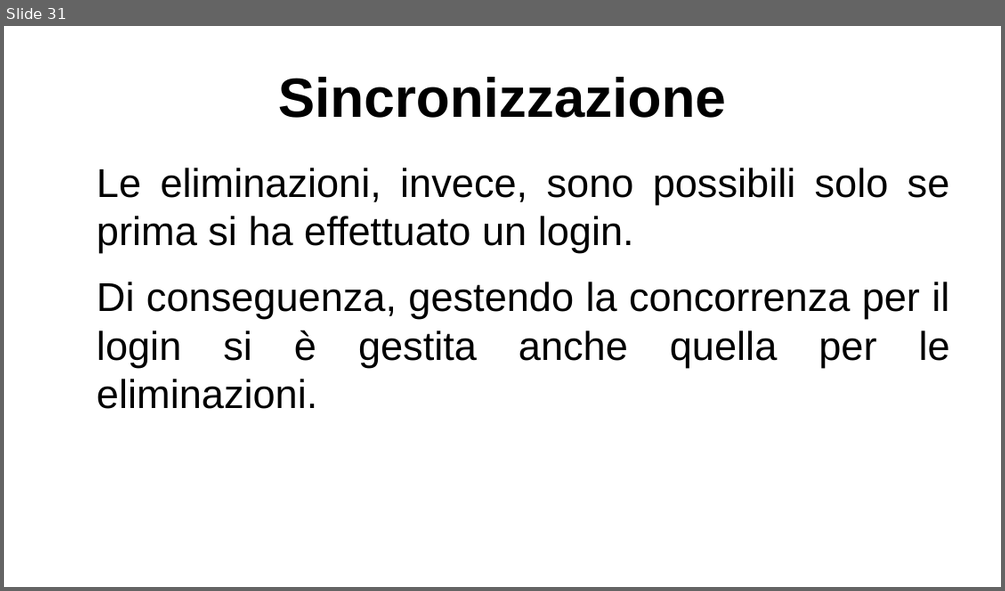
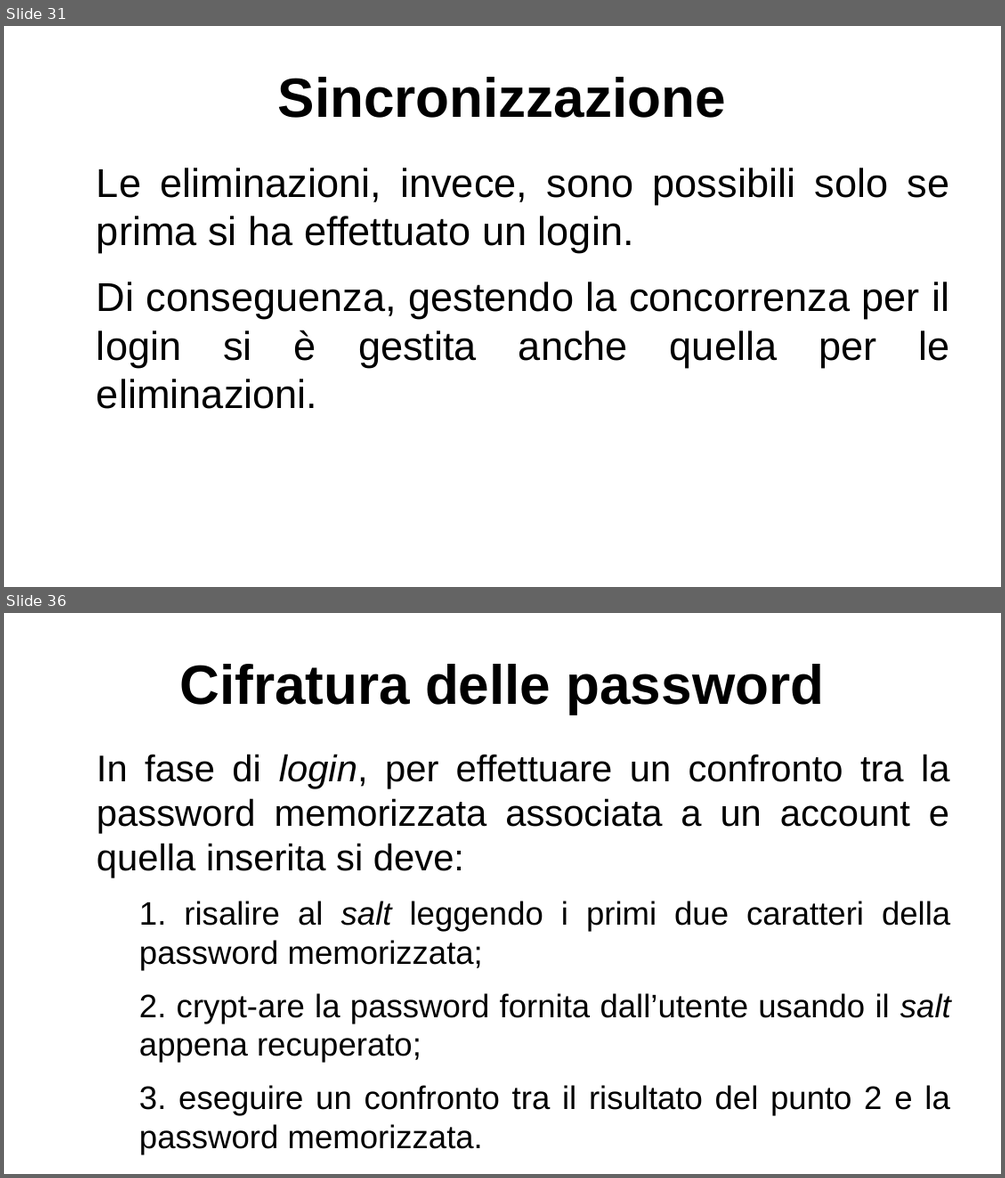
Before and after one commit to lucaMastro/progetto_SO, a slide deck: presentazione_progetto_SO.odp. Shown one above the other, each under a label of ours: slide 31 before the commit, slides 31 and 36 after it; the slides between them are not shown. The pictures are 1005x591 and 1005x1178 pixels, drawn with LibreOffice and Linux fonts; fonts in the diff are those of the drawing. Boxes give left, top, right and bottom in pixels: in the first picture for what was removed or moved away, otherwise in the second. Text is boxed around its words. In the diff, an @@ line names an element or a change of style, - is before the commit and + after.

```diff
--- a/presentazione_progetto_SO.odp
+++ b/presentazione_progetto_SO.odp
@@ slide 36 added at (4,613,1001,1174), background #FFFFFF @@
@@ title added at (179,664,825,714), 44 pt, text #000000, bold @@
+Cifratura delle password
@@ text added at (97,754,951,1155), 25.9 pt, text #000000 @@
+In fase di login, per effettuare un confronto tra la password memorizzata associata a un account e quella inserita si deve:
+  1. risalire al salt leggendo i primi due caratteri della password memorizzata;
+  2. crypt-are la password fornita dall’utente usando il salt appena recuperato;
+  3. eseguire un confronto tra il risultato del punto 2 e la password memorizzata.
```
Also in this commit, not shown: 7 other slides added, 1 slide removed.
